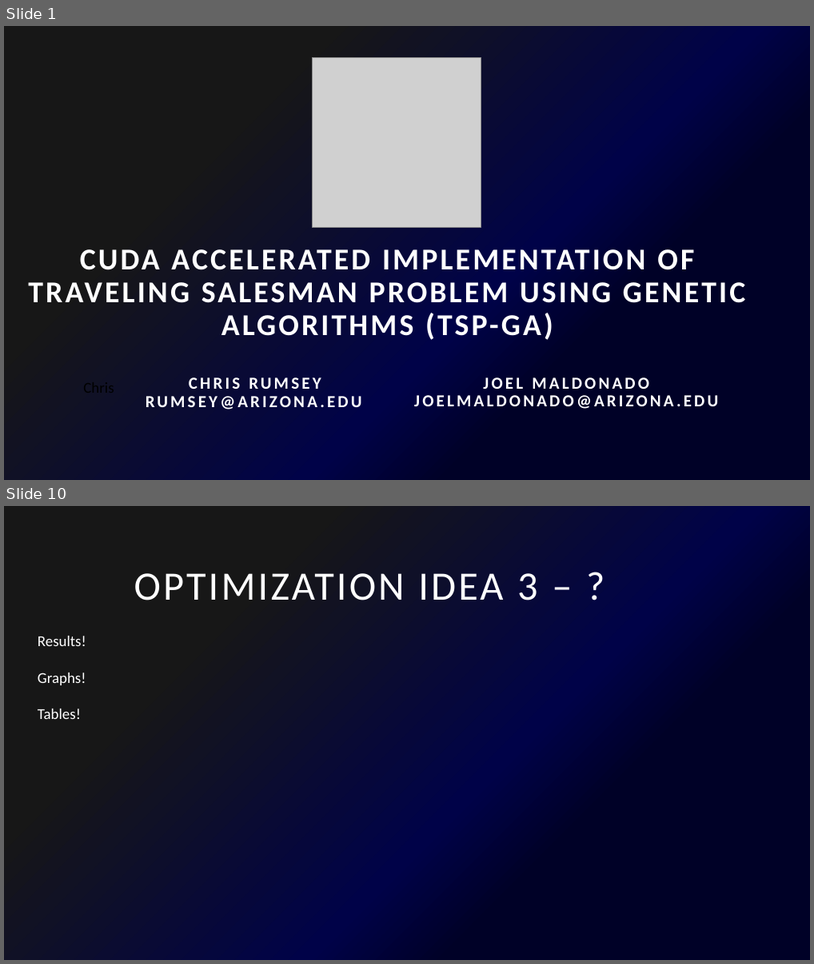
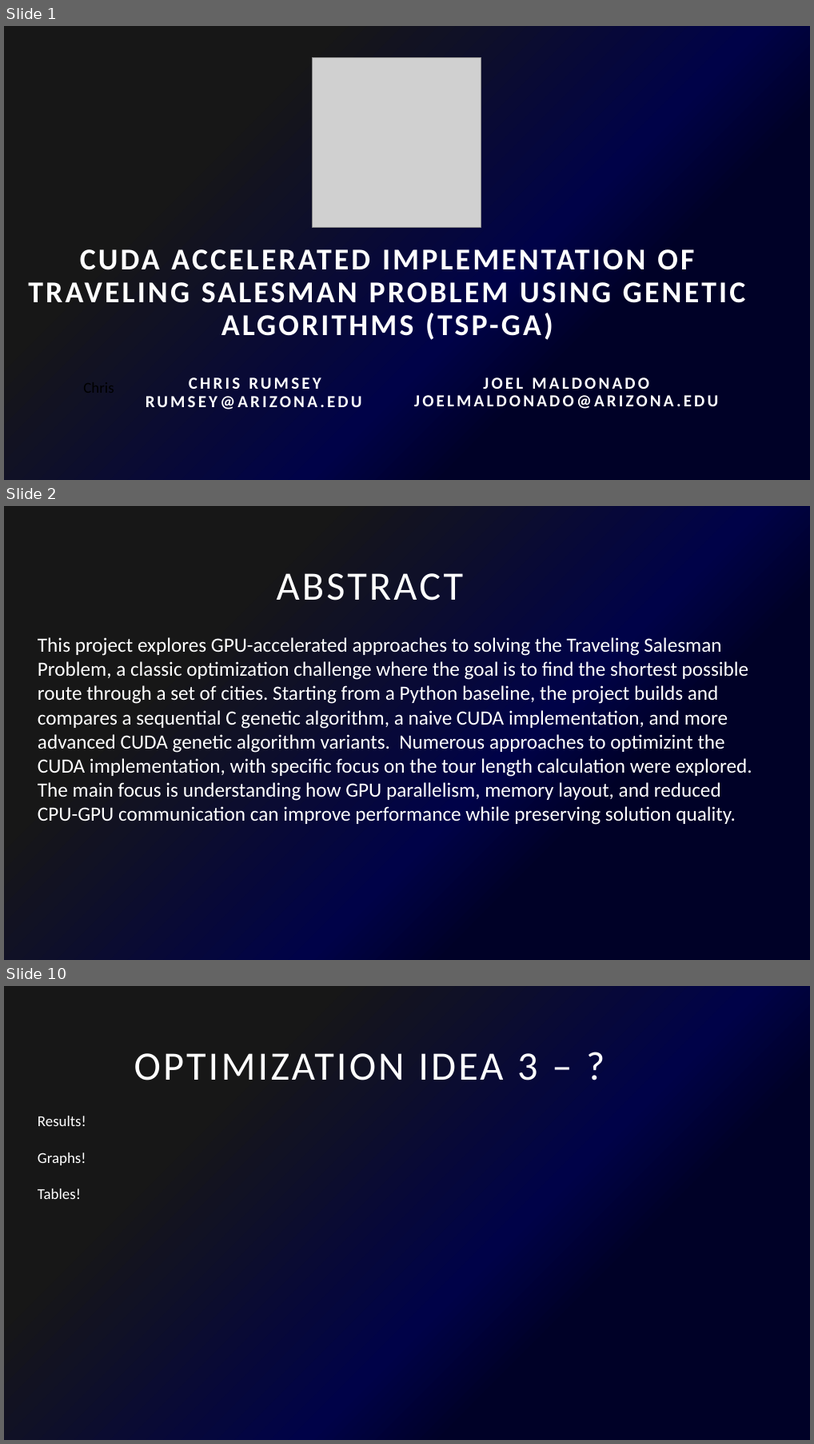
Before and after one commit to CuteLoop/Traveling-salesman-GPU, a slide deck: Cuda Accelerated implementation of Traveling Salesman Problem using.pptx. Shown one above the other, each under a label of ours: slides 1 and 10 before the commit, slides 1, 2 and 10 after it; the slides between them are not shown. The pictures are 814x964 and 814x1444 pixels, drawn with LibreOffice and Linux fonts; fonts in the diff are those of the drawing; grey boxes stand for pictures. Boxes give left, top, right and bottom in pixels: in the first picture for what was removed or moved away, otherwise in the second. Text is boxed around its words. In the diff, an @@ line names an element or a change of style, - is before the commit and + after.

Commit message:
updated powerpoint and added new test optimization

```diff
--- a/Cuda Accelerated implementation of Traveling Salesman Problem using.pptx
+++ b/Cuda Accelerated implementation of Traveling Salesman Problem using.pptx
@@ slide 2 added at <box>4,506,810,960</box>, background gradient #000127 to #000248 to #171717 @@
@@ title added at <box>277,573,463,600</box>, 48 pt, text #FFFFFF @@
+ABSTRACT
@@ text added at <box>38,637,753,824</box>, 24 pt, text #FFFFFF @@
+This project explores GPU-accelerated approaches to solving the Traveling Salesman Problem, a classic optimization challenge where the goal is to find the shortest possible route through a set of cities. Starting from a Python baseline, the project builds and compares a sequential C genetic algorithm, a naive CUDA implementation, and more advanced CUDA genetic algorithm variants. Numerous approaches to optimizint the CUDA implementation, with specific focus on the tour length calculation were explored. The main focus is understanding how GPU parallelism, memory layout, and reduced CPU-GPU communication can improve performance while preserving solution quality.
```
Also in this commit, not shown: 3 slides changed, 5 other slides added, 6 slides removed, 2 other files.
